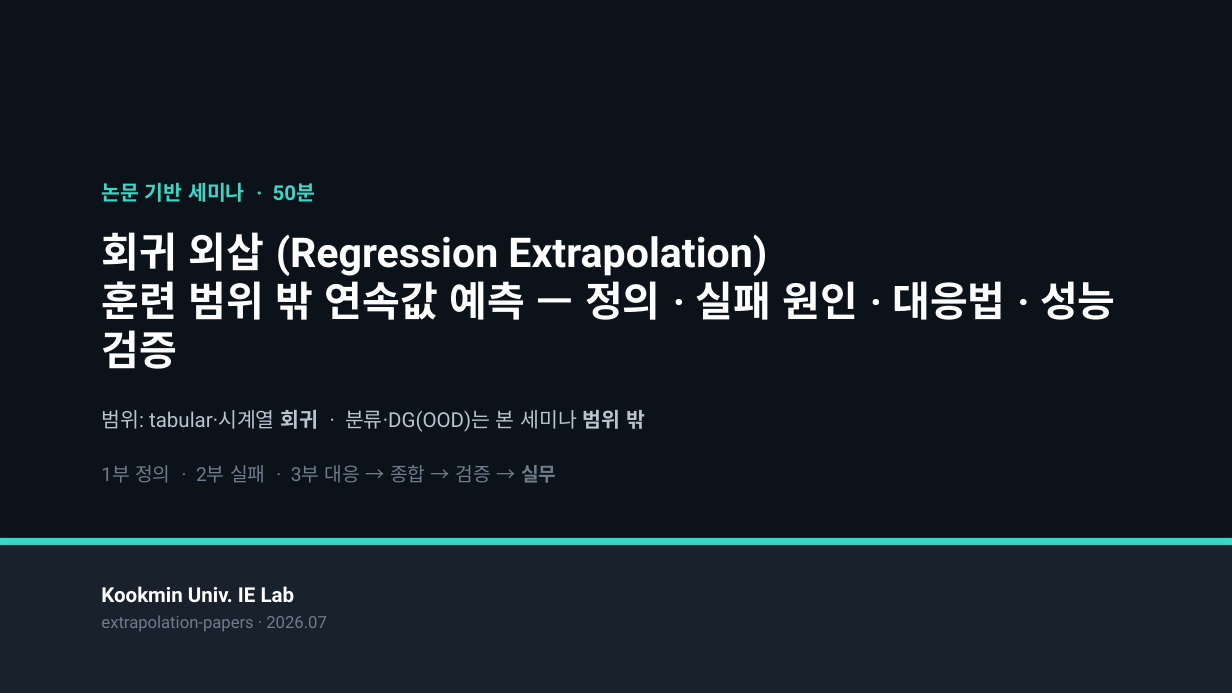
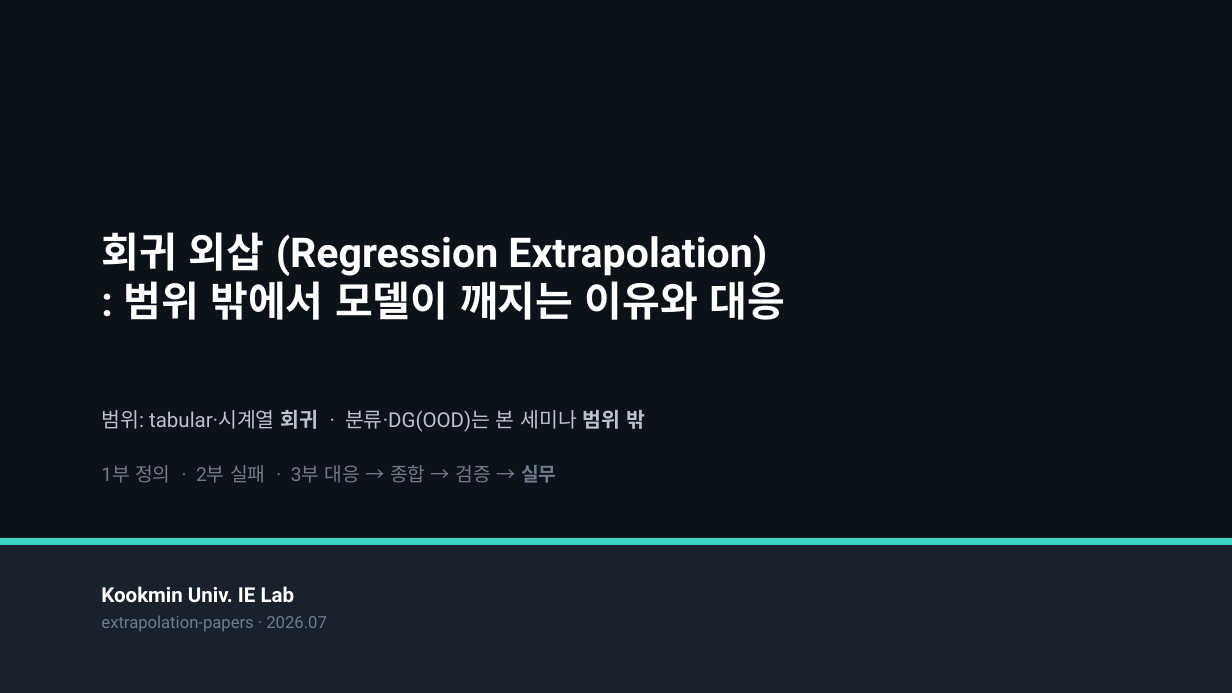
Before and after one commit to amumujs-create/literec_study, a slide deck: slide 1 of extrapolation-papers/외삽_50분_발표자료_v8[Repaired].pptx. Drawn at 1232x693 pixels with LibreOffice and Linux fonts; fonts in the diff are those of the drawing. Boxes give left, top, right and bottom in pixels: in the first picture for what was removed or moved away, otherwise in the second. Text is boxed around its words. In the diff, an @@ line names an element or a change of style, - is before the commit and + after.

```diff
--- a/extrapolation-papers/외삽_50분_발표자료_v8[Repaired].pptx
+++ b/extrapolation-papers/외삽_50분_발표자료_v8[Repaired].pptx
@@ text removed at <box>101,182,315,202</box> @@
-논문 기반 세미나 · 50분
@@ text at <box>123,274,786,320</box>: text changed @@
-훈련 범위 밖 연속값 예측 — 정의 · 실패 원인 · 대응법 · 성능 검증
+: 범위 밖에서 모델이 깨지는 이유와 대응
```
Also in this commit, not shown: 10 other slides changed, 1 slide added, 3 slides removed, 1 other file.
